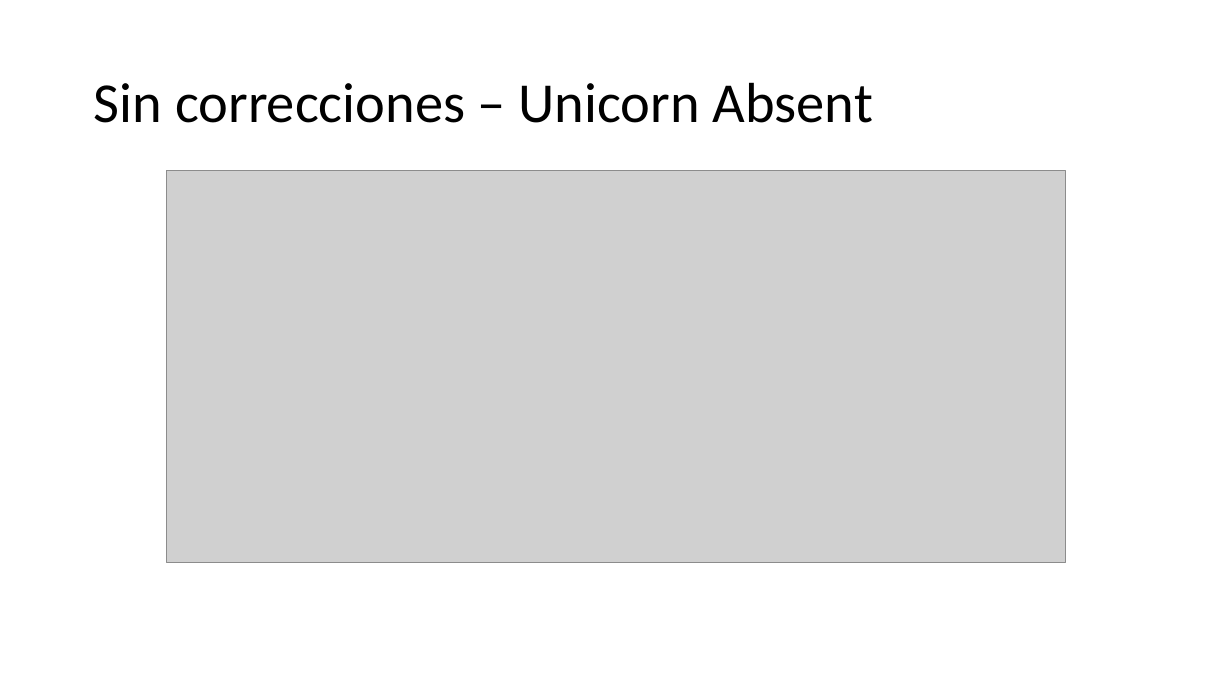
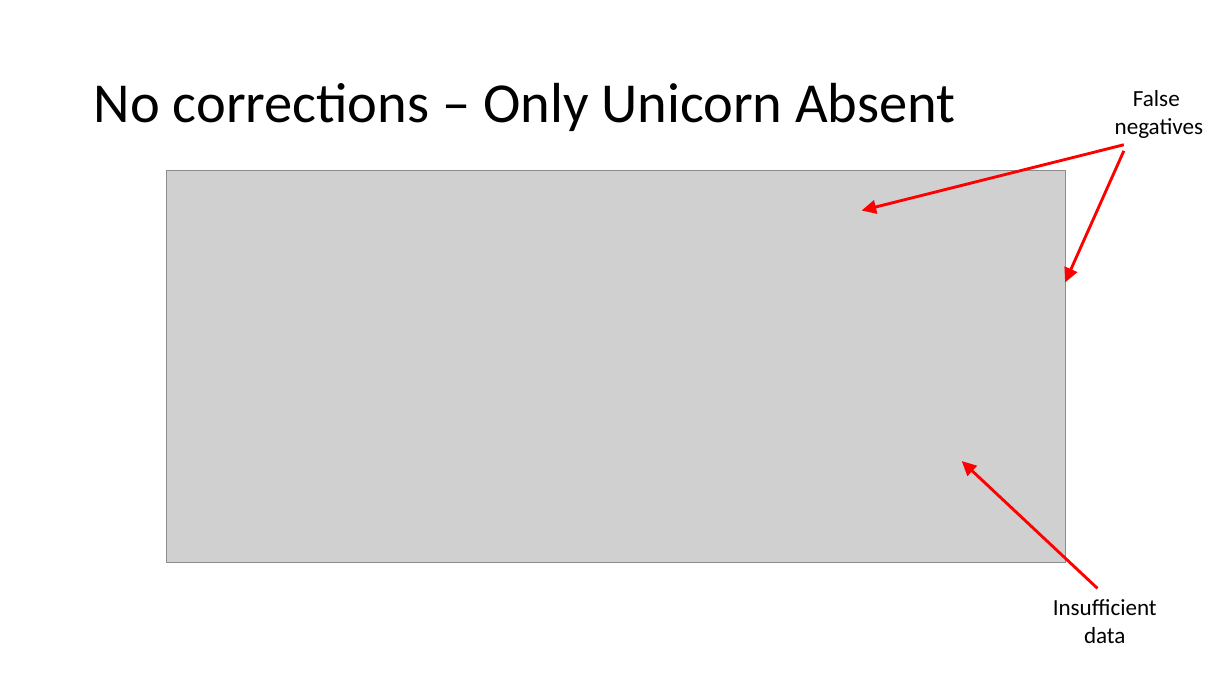
Before and after one commit to Slendercoder/DCL-DataAnalysis, a slide deck: slide 3 of DataCorrection.pptx (slide 2 before the commit). Drawn at 1232x693 pixels with LibreOffice and Linux fonts; fonts in the diff are those of the drawing; grey boxes stand for pictures. Boxes give left, top, right and bottom in pixels: in the first picture for what was removed or moved away, otherwise in the second. Text is boxed around its words. In the diff, an @@ line names an element or a change of style, - is before the commit and + after.

```diff
--- a/DataCorrection.pptx
+++ b/DataCorrection.pptx
@@ title at (x1=94, y1=82, x2=955, y2=131): text changed @@
-Sin correcciones – Unicorn Absent
+No corrections – Only Unicorn Absent
@@ text added at (x1=1115, y1=90, x2=1203, y2=138), 18 pt, text #000000 @@
+False
+negatives
@@ arrow added from (1124, 145) to (862, 211), #FF0000 2.25 pt @@
@@ arrow added from (1124, 151) to (1066, 283), #FF0000 2.25 pt @@
@@ arrow added from (1098, 589) to (962, 461), #FF0000 2.25 pt @@
@@ text added at (x1=1053, y1=599, x2=1157, y2=643), 18 pt, text #000000 @@
+Insufficient
+data
```
Also in this commit, not shown: 1 other slide changed, 4 slides added, 2 slides removed, 14 other files.
